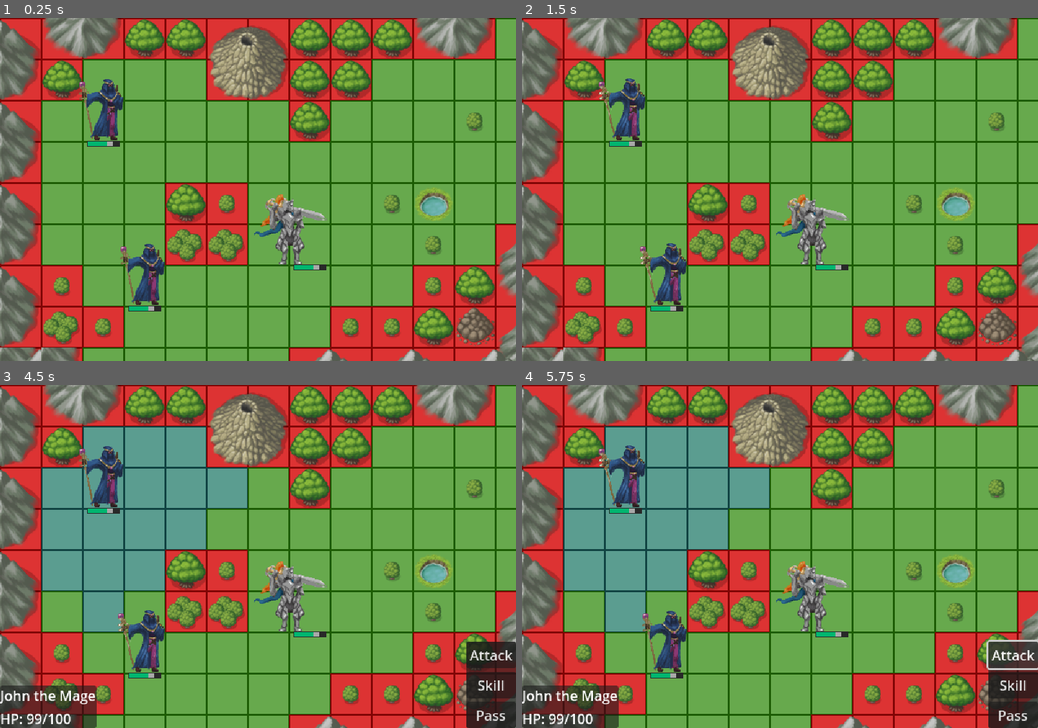
Above: before the commit, frames 1-4 (two rows, left to right).
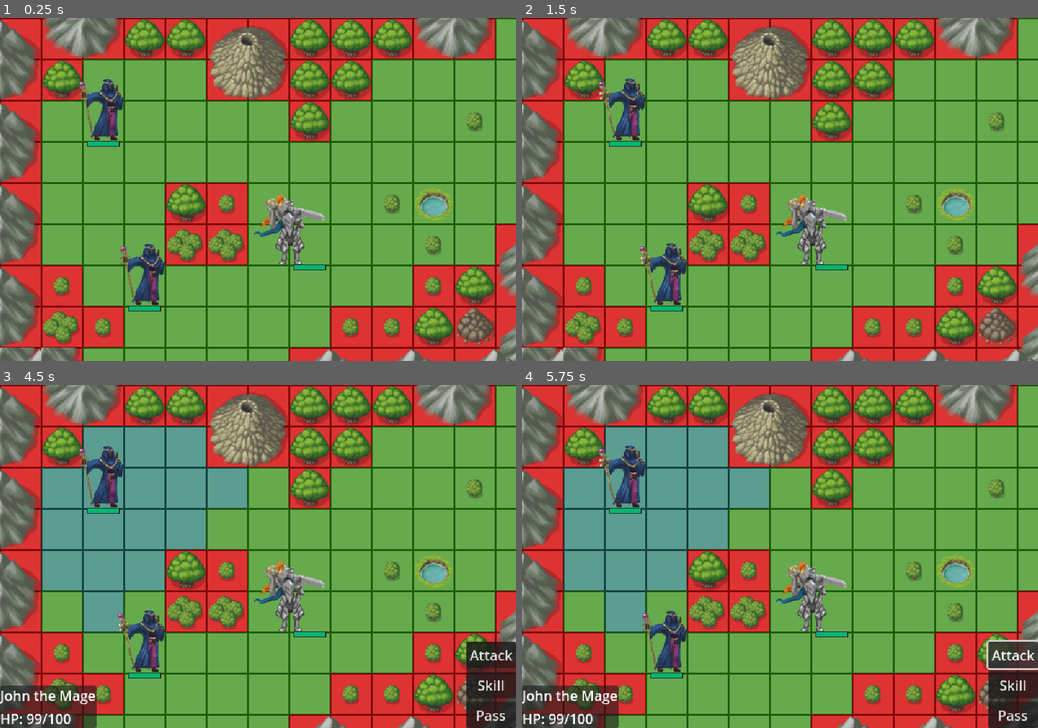
Above: after the commit, the same moments.

Repository: julKara/Defeat_the_Demonlord
Game: Godot game, scene res://world.tscn
The game is run twice, just before and just after one commit, with the same random seed, the same clock (stepped at 60 frames per second) and the same inputs.
Inputs (mouse positions are in pixels of both pictures, inside the frame that each line leads up to):
- Up to frame 1 (0.25 s): no input
- Up to frame 2 (1.5 s): move the mouse to (893, 172) at 0.52 s; press the mouse at (893, 172) at 0.53 s; move the mouse to (676, 206) at 1.27 s; release the mouse at (676, 206) at 1.28 s; click (676, 206) at 1.35 s
- Up to frame 3 (4.5 s): tap Enter at 2, 3.5 s; move the mouse to (309, 481) at 2.02 s; press the mouse at (309, 481) at 2.03 s; tap Space at 2.75 s; move the mouse to (232, 625) at 2.77 s; release the mouse at (232, 625) at 2.78 s; click (232, 625) at 2.85 s; move the mouse to (412, 607) at 3.52 s; press the mouse at (412, 607) at 3.53 s; move the mouse to (103, 505) at 4.27 s; release the mouse at (103, 505) at 4.28 s; click (103, 505) at 4.35 s
- Up to frame 4 (5.75 s): click "Attack" at 5 s

The runs differ from the first frame. In frame 1, less than 0.1% of the frame differs, in the area x 20-63%, y 36-86%; in frame 2, less than 0.1%; in frame 3, less than 0.1%; in frame 4, less than 0.1%.

Commit message:
Functioning healthbar!

Diff:
--- a/src/Level/healthbar.gd
+++ b/src/Level/healthbar.gd
@@ -1,6 +1,42 @@
 extends ProgressBar
+
+"""
+This script manages everything that has to do with the unit's healthbar.
+It gets updated when recieving healing or taking damage.
+"""
 
 @onready var timer: Timer = $Timer
 @onready var damagebar: ProgressBar = $Damagebar
 
-# Ended at 3:32
+# Setter function
+var health = 0 : set = _set_health
+
+# Set the health to full in both bars
+func init_health(health):
+	health = health
+	max_value = health
+	value = health
+	damagebar.max_value = health
+	damagebar.value = health
+	# print("Health set to :", health)	# TESTING
+
+func _set_health(new_health):
+	var prev_health = health
+
+	# If healed
+	health = min(max_value, new_health)
+	value = health
+
+	# If unit is dead, remove
+	if health <= 0:
+		queue_free()	# Ques healthbar and all its children to be deleted
+
+	# If taking damage (but not dying)
+	if health < prev_health:
+		timer.start()
+	else:	# Aka, when  getting healed and such...
+		damagebar.value = health
+
+
+func _on_timer_timeout() -> void:
+	damagebar.value = health
--- a/src/Units/actor.gd
+++ b/src/Units/actor.gd
@@ -1,6 +1,12 @@
 @tool	# Remove near end (heavy on performance)
 
 class_name Actor extends CharacterBody2D
+"""
+This class manages everything concerning the units in the level (both playable and enemies).
+It stores important information such as state and is_friendly but also setters and initialzers
+for most info.
+"""
+
 
 """ Unit-Unique Reasources """
 @export var stats: CharacterStats	# All stats to particular unit
@@ -22,8 +28,9 @@
 # Refrences to objects in actor
 @onready var shape = $CollisionShape2D	# TODO: Will be changed to healthbar instead
 var behavior: Node = null	# Decides behavior based on if unit is playable, enemy, npc...
-@onready var sprite_2d: Sprite2D = $Sprite
-@onready var anim_player: AnimationPlayer = $AnimationPlayer
+@onready var sprite_2d: Sprite2D = $Sprite	# Just the default sprite to all characters
+@onready var anim_player: AnimationPlayer = $AnimationPlayer	# Used to play animations
+@onready var healthbar: ProgressBar = $Healthbar	# The units healthbar, gets set up in _ready()
 
 
 # Refrences to objects in World
@@ -68,6 +75,9 @@
 
 	# Start idle-state animation
 	_update_state_animation()
+
+	# Initialize healthbar at start of level to max-health
+	healthbar.init_health(stats.max_health)
 
 	# Create an A* grid that will be used for pathfinding
 	astar_grid = AStarGrid2D.new()
--- a/src/Units/actor.tscn
+++ b/src/Units/actor.tscn
@@ -151,3 +151,5 @@
 [node name="Timer" type="Timer" parent="Healthbar"]
 wait_time = 0.4
 one_shot = true
+
+[connection signal="timeout" from="Healthbar/Timer" to="Healthbar" method="_on_timer_timeout"]
